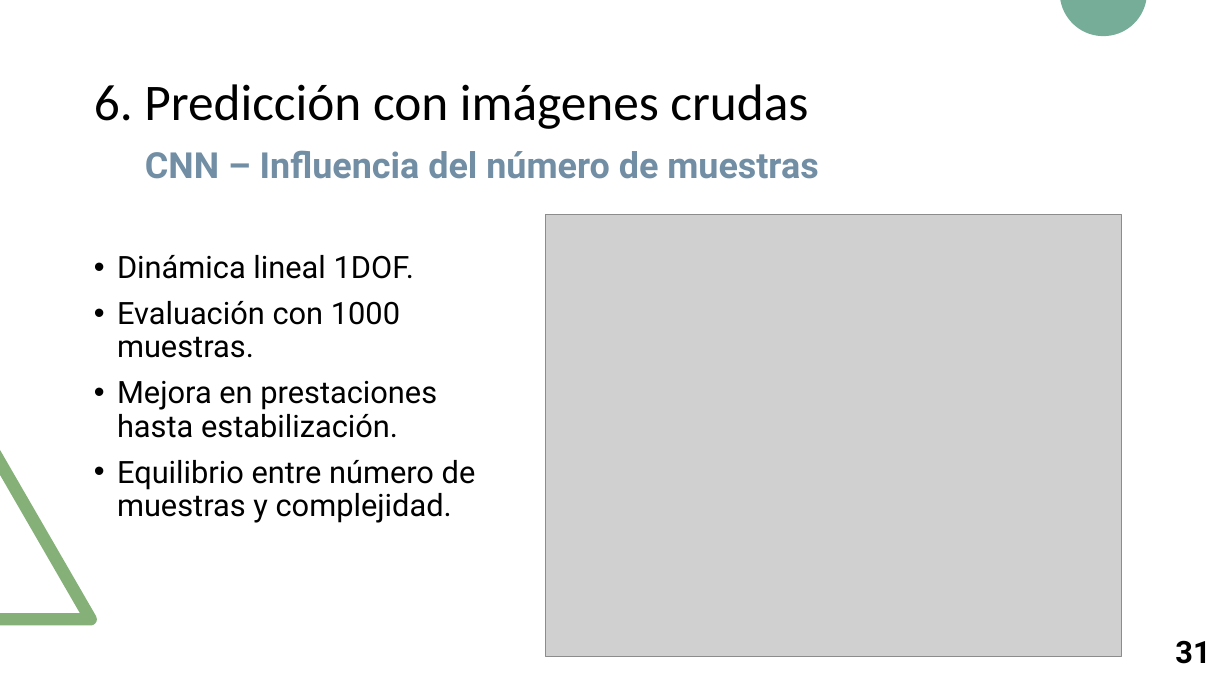
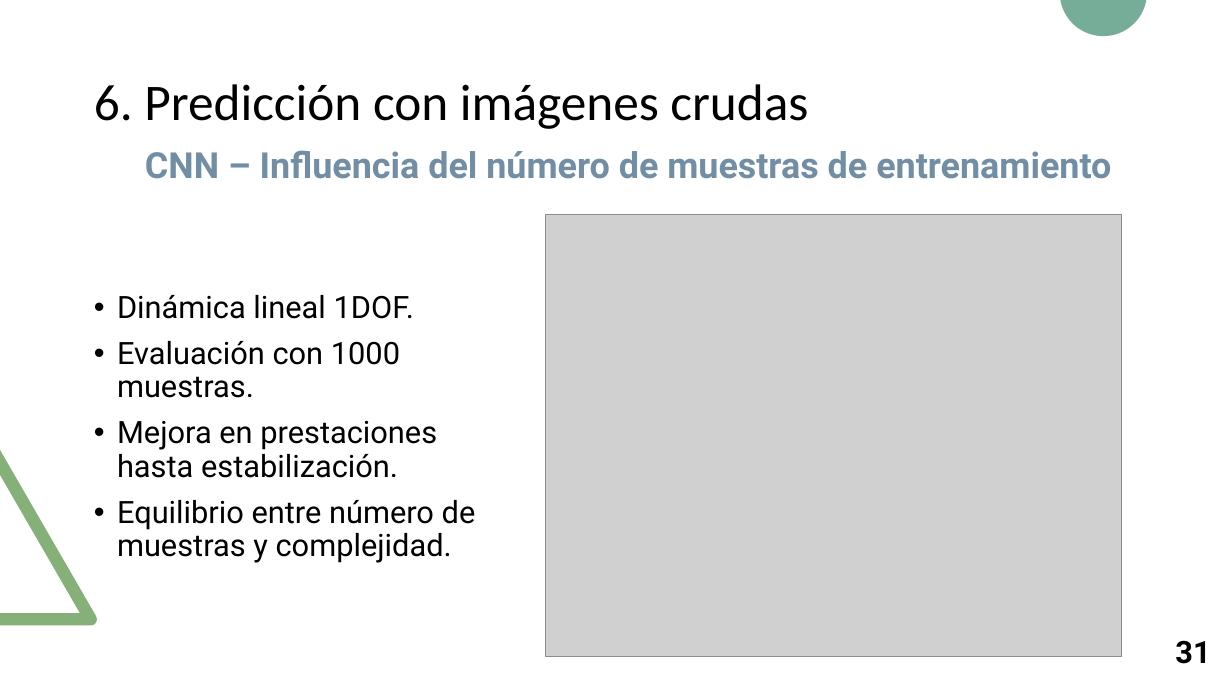
Before and after one commit to RoboticsLabURJC/2017-tfm-nuria-oyaga, a slide deck: slide 32 of Documentation/Presentacion-TFM/Presentacion-TFM.pptx. Drawn at 1232x693 pixels with LibreOffice and Linux fonts; fonts in the diff are those of the drawing; grey boxes stand for pictures. Boxes give left, top, right and bottom in pixels: in the first picture for what was removed or moved away, otherwise in the second. Text is boxed around its words. In the diff, an @@ line names an element or a change of style, - is before the commit and + after.

```diff
--- a/Documentation/Presentacion-TFM/Presentacion-TFM.pptx
+++ b/Documentation/Presentacion-TFM/Presentacion-TFM.pptx
@@ text at <box>145,150,1111,179</box>: text changed @@
-CNN – Influencia del número de muestras
+CNN – Influencia del número de muestras de entrenamiento
@@ text "Dinámica lineal 1DOF.": place and size @@
-text "Dinámica lineal 1DOF." at <box>117,255,476,523</box>
+text "Dinámica lineal 1DOF." at <box>117,295,476,563</box>
```
Also in this commit, not shown: 26 other slides changed, 2 other files.
